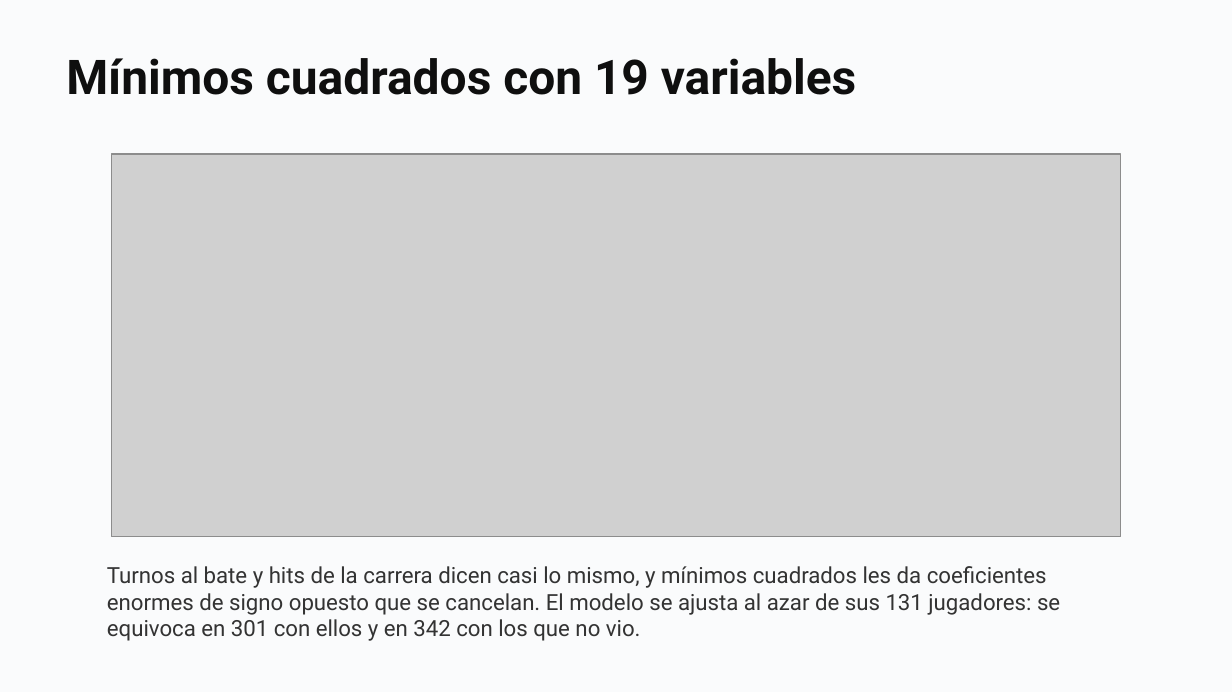
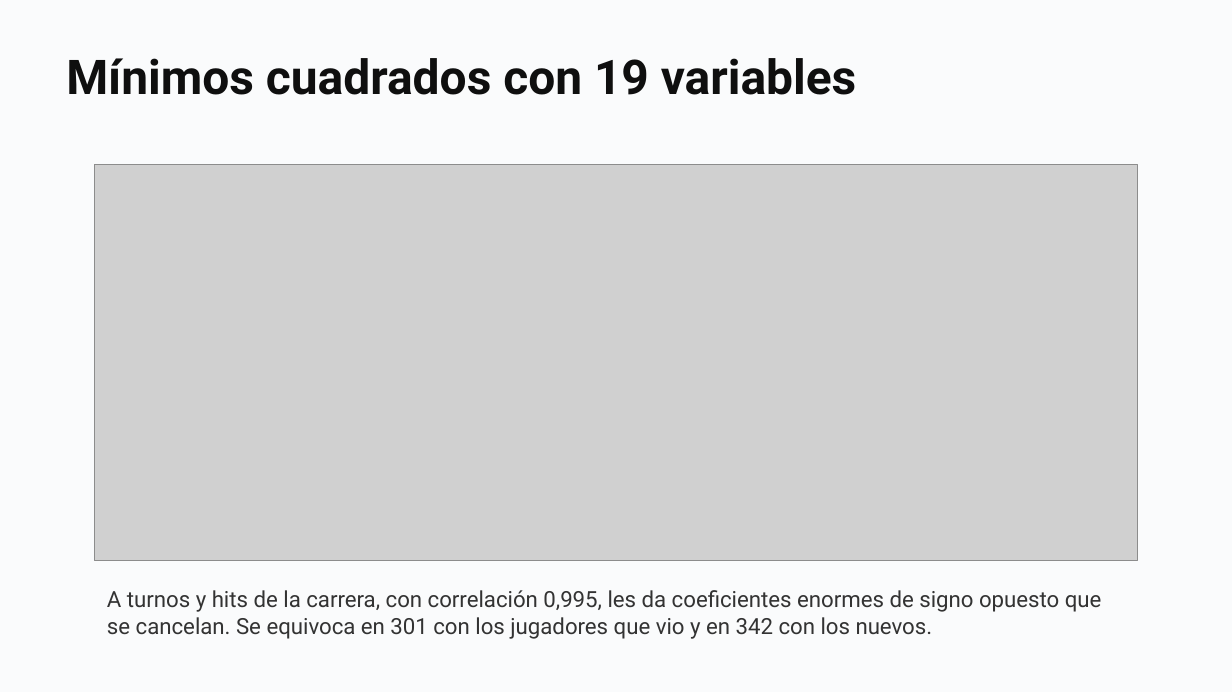
Before and after one commit to daniopitz/diplomado-cdd, a slide deck: slide 35 of presentaciones/clase07_evaluar_regularizar.pptx (slide 27 before the commit). Drawn at 1232x692 pixels with LibreOffice and Linux fonts; fonts in the diff are those of the drawing; grey boxes stand for pictures. Boxes give left, top, right and bottom in pixels: in the first picture for what was removed or moved away, otherwise in the second. Text is boxed around its words. In the diff, an @@ line names an element or a change of style, - is before the commit and + after.

```diff
--- a/presentaciones/clase07_evaluar_regularizar.pptx
+++ b/presentaciones/clase07_evaluar_regularizar.pptx
@@ picture: place and size @@
-picture at (111, 154, 1120, 537)
+picture at (94, 165, 1137, 562)
@@ text at (107, 590, 1102, 639): text changed @@
-Turnos al bate y hits de la carrera dicen casi lo mismo, y mínimos cuadrados les da coeficientes enormes de signo opuesto que se cancelan. El modelo se ajusta al azar de sus 131 jugadores: se equivoca en 301 con ellos y en 342 con los que no vio.
+A turnos y hits de la carrera, con correlación 0,995, les da coeficientes enormes de signo opuesto que se cancelan. Se equivoca en 301 con los jugadores que vio y en 342 con los nuevos.
```
Also in this commit, not shown: 14 other slides changed, 16 slides added, 1 slide removed, 2 other files.
